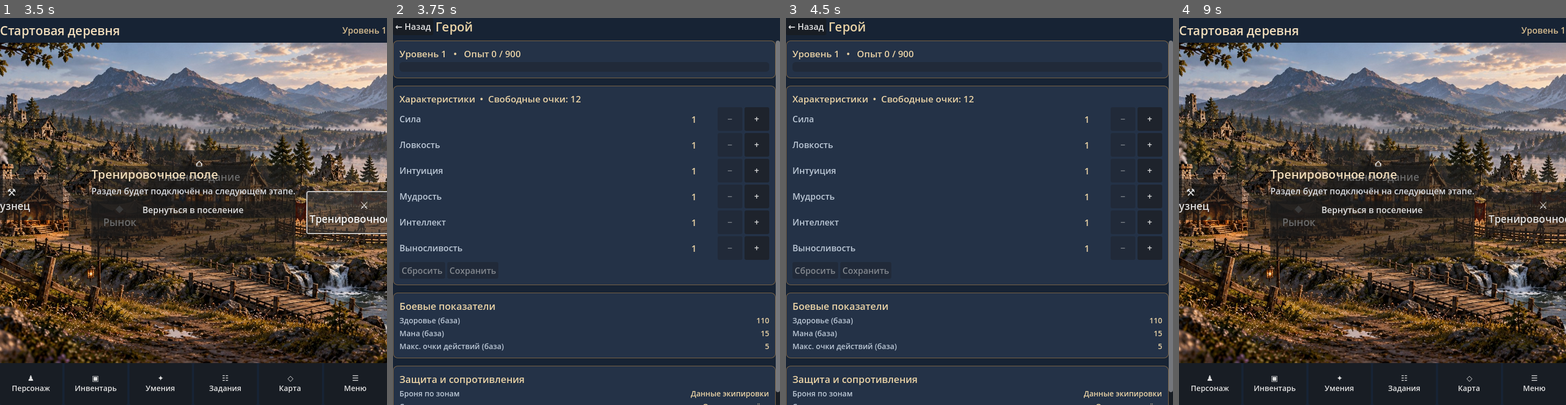
Above: before the commit, frames 1-4 (left to right).
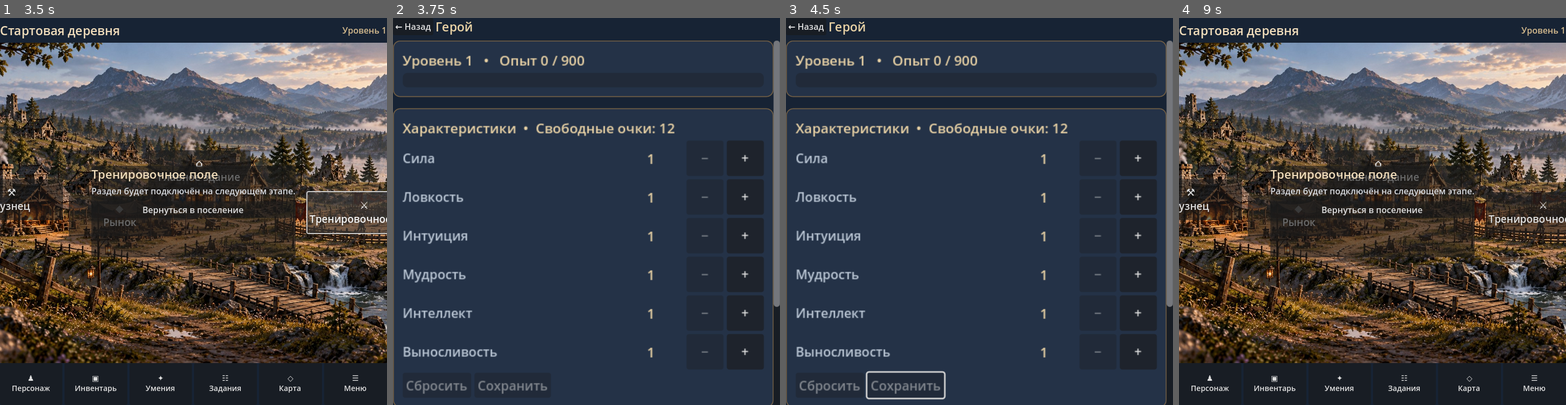
Above: after the commit, the same moments.

Repository: Archoniou1987/Battle-of-Artheon
Game: Godot game, scene res://scenes/main/main.tscn
Same seed, same stepped clock (60 frames per second), same inputs: the game is played once before the commit and once after it.
Inputs:
- Up to frame 1 (3.5 s): click "⚒ Кузнец" at 0.5 s; click "◆ Рынок" at 1.25 s; click "⌂ Главное здание" at 2 s; click "⚔ Тренировочное поле" at 2.75 s
- Up to frame 2 (3.75 s): click "♟ Персонаж" at 3.5 s
- Up to frame 3 (4.5 s): click "▣ Инвентарь" at 4.25 s
- Up to frame 4 (9 s): click "✦ Умения" at 5 s; click "☷ Задания" at 5.75 s; click "◇ Карта" at 6.5 s; click "☰ Меню" at 7.25 s; click "Вернуться в поселение" at 8 s; click "← Назад" at 8.75 s

Frame 1 is identical in both runs. In frame 2, 12% of the frame differs, in the area x 0-100%, y 5-100%; in frame 3, 12%; in frame 4, nothing differs.

Commit message:
ui: use inventory-matched 480 square shell for character screen

Diff:
--- a/ui/character/character_screen.gd
+++ b/ui/character/character_screen.gd
@@ -24,6 +24,8 @@
 var back_button: Button
 var combat_section: VBoxContainer
 var resistance_section: VBoxContainer
+var square_host: Control
+var square_content: Control
 
 func _init(p_character: CharacterState = null) -> void:
 	character = p_character
@@ -49,7 +51,20 @@
 	header.add_child(title_label)
 	var scroll := ScrollContainer.new()
 	scroll.size_flags_vertical = Control.SIZE_EXPAND_FILL
-	root.add_child(scroll)
+	square_host = Control.new()
+	square_host.name = "CharacterPanel"
+	square_host.clip_contents = true
+	square_host.size_flags_horizontal = Control.SIZE_SHRINK_CENTER
+	square_host.size_flags_vertical = Control.SIZE_SHRINK_BEGIN
+	root.add_child(square_host)
+	square_content = Control.new()
+	square_content.name = "SquareContent"
+	square_content.custom_minimum_size = Vector2(480, 480)
+	square_host.add_child(square_content)
+	scroll.position = Vector2.ZERO
+	scroll.size = Vector2(480, 480)
+	scroll.horizontal_scroll_mode = ScrollContainer.SCROLL_MODE_DISABLED
+	square_content.add_child(scroll)
 	var body := VBoxContainer.new()
 	body.size_flags_horizontal = Control.SIZE_EXPAND_FILL
 	body.add_theme_constant_override("separation", 14)
@@ -111,6 +126,15 @@
 	resistance_section = VBoxContainer.new()
 	resist_card.add_child(resistance_section)
 	refresh()
+	resized.connect(_apply_layout)
+	call_deferred("_apply_layout")
+
+func _apply_layout() -> void:
+	if square_host == null or square_content == null:
+		return
+	var square_size := maxf(1.0, minf(size.x, size.y))
+	square_host.custom_minimum_size = Vector2(square_size, square_size)
+	square_content.scale = Vector2.ONE * (square_size / 480.0)
 
 func _panel() -> PanelContainer:
 	var panel := PanelContainer.new()
